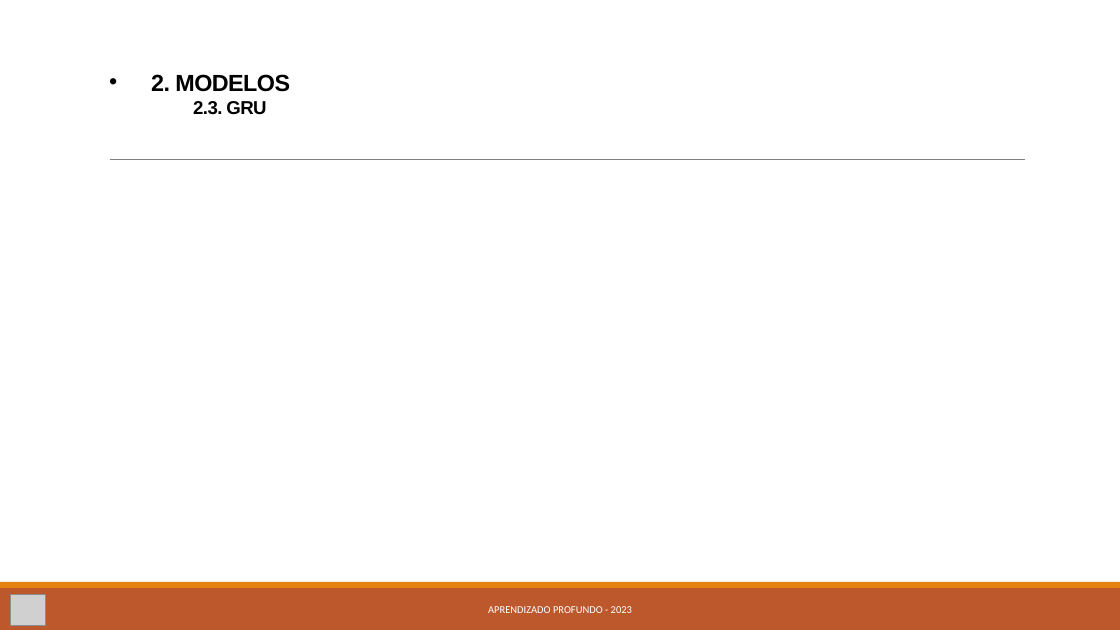
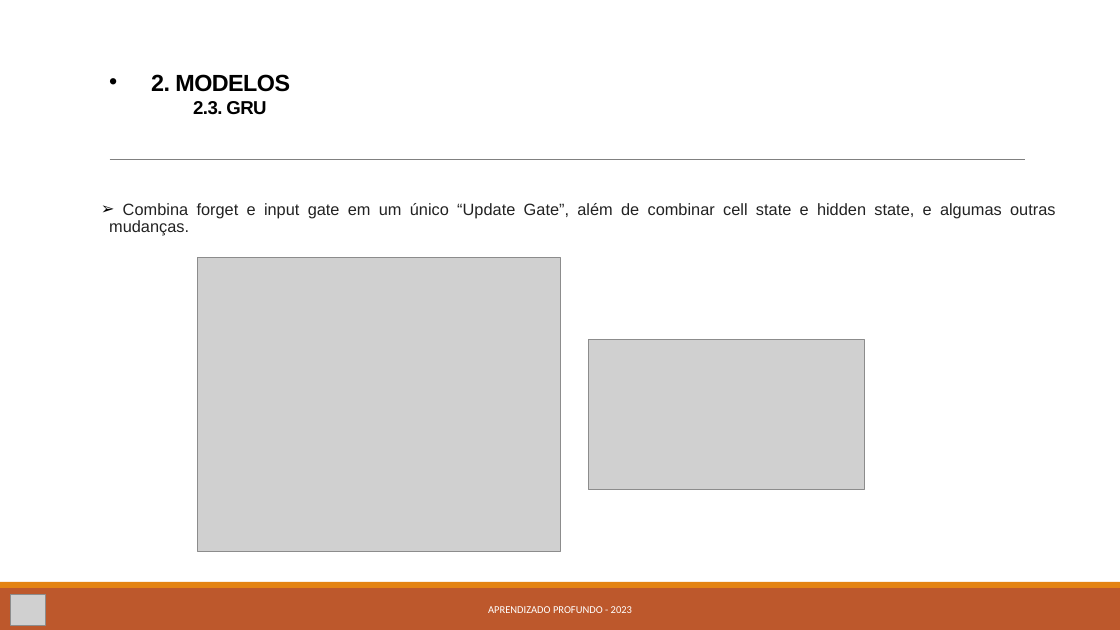
Before and after one commit to kevinsrq/data_augmentation, a slide deck: slide 7 of Apresentação.pptx. Drawn at 1120x630 pixels with LibreOffice and Linux fonts; fonts in the diff are those of the drawing; grey boxes stand for pictures. Boxes give left, top, right and bottom in pixels: in the first picture for what was removed or moved away, otherwise in the second. Text is boxed around its words. In the diff, an @@ line names an element or a change of style, - is before the commit and + after.

```diff
--- a/Apresentação.pptx
+++ b/Apresentação.pptx
@@ text added at box(109, 203, 1055, 236), 14 pt, text #222222 @@
+➢ Combina forget e input gate em um único “Update Gate”, além de combinar cell state e hidden state, e algumas outras mudanças.
@@ picture added at box(197, 258, 560, 552) @@
@@ picture added at box(589, 339, 865, 490) @@
```
Also in this commit, not shown: 8 other slides changed.
